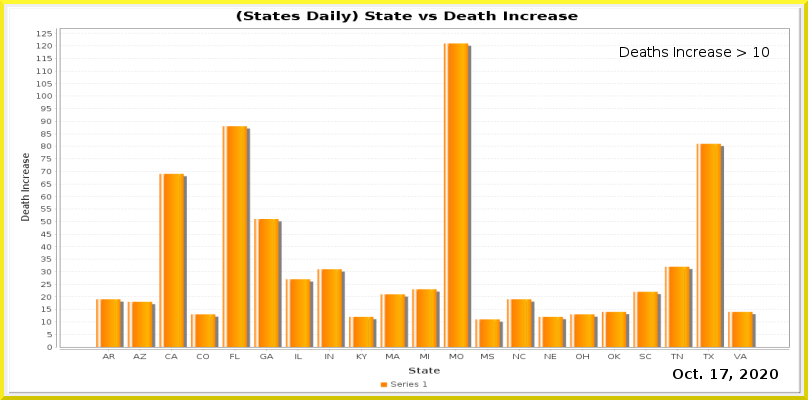
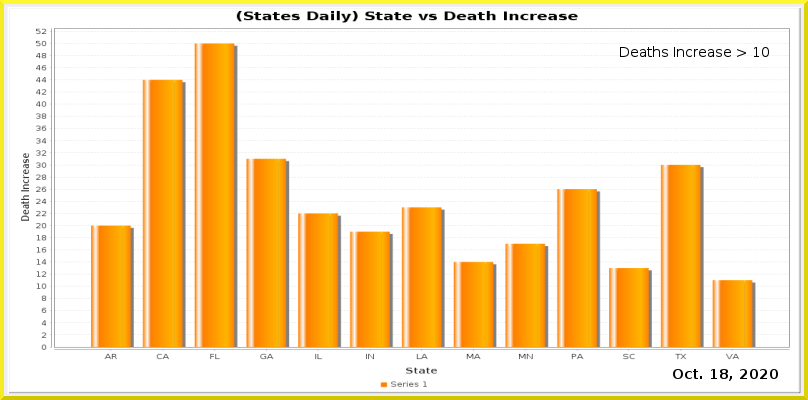
The second 808×400 image is a revision of the first. Changes to its layers:
painted on "Current Date" over bbox(720, 369, 728, 379)
painted on "Date_vs_TestIncrease.png" over bbox(36, 28, 789, 374)
